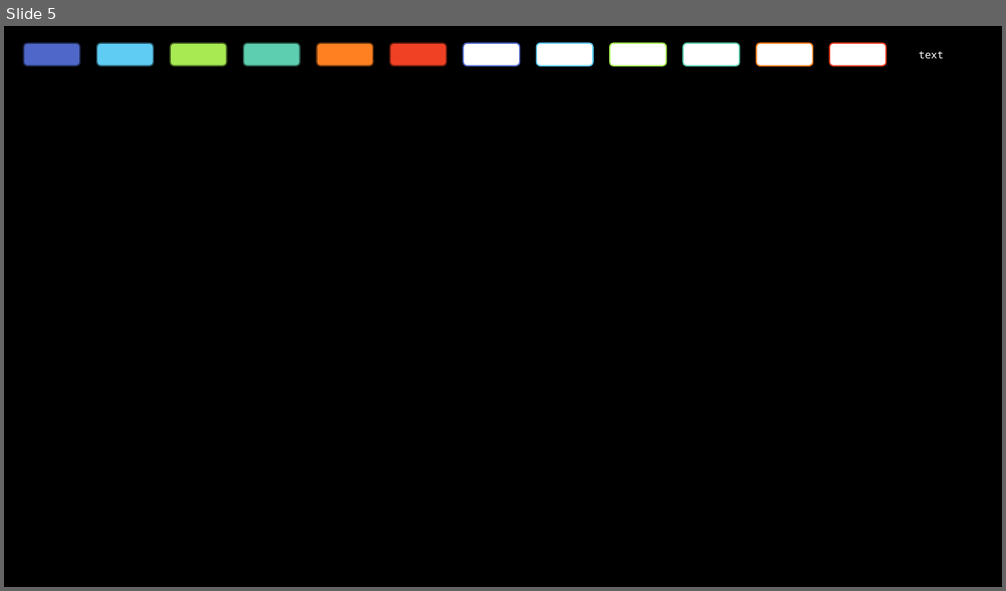
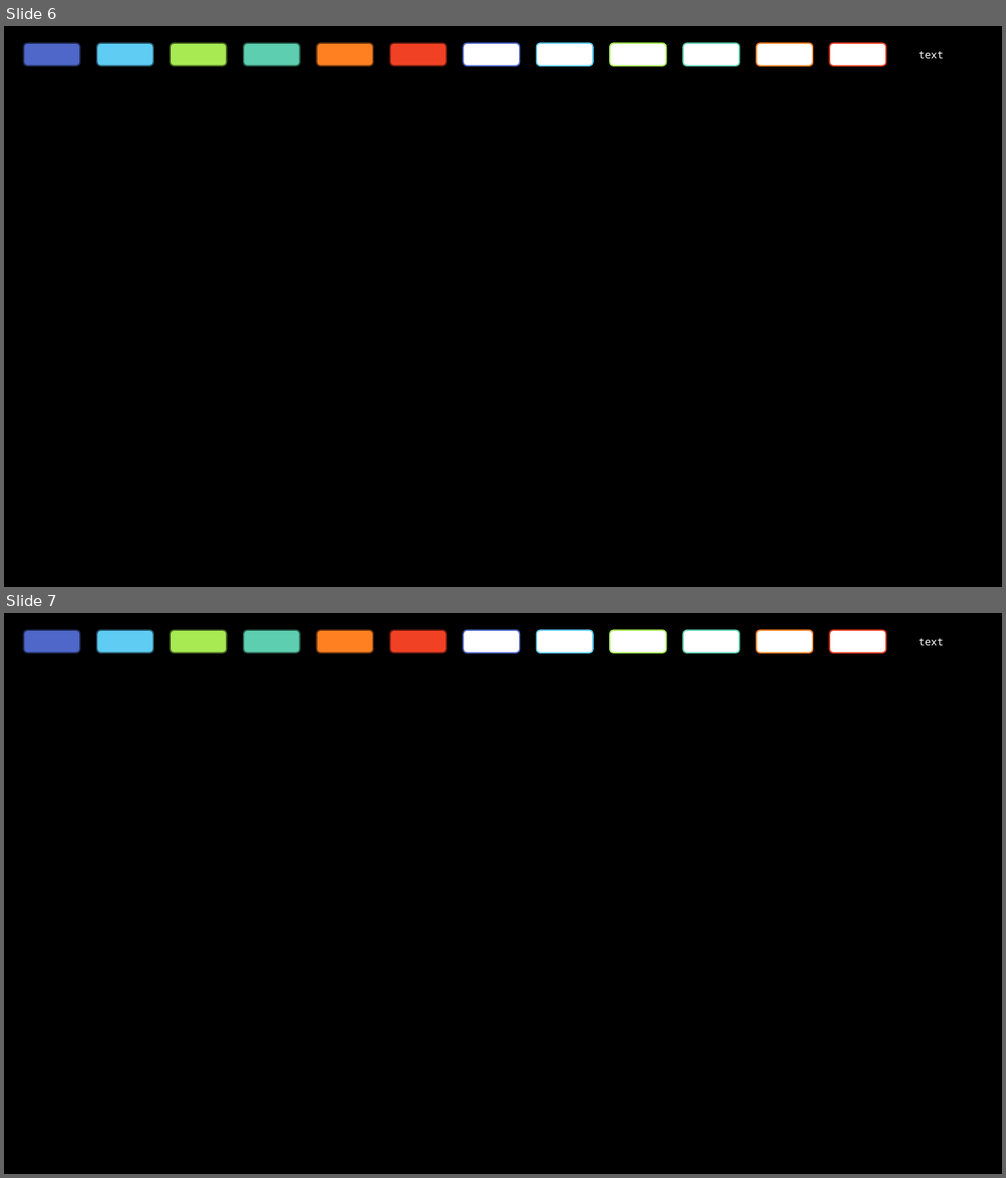
Before and after one commit to chun-chih-lin/wireless_transformer, a slide deck: NOTES.pptx. Shown one above the other, each under a label of ours: slide 5 before the commit, slides 6 and 7 after it. The pictures are 1006x591 and 1006x1178 pixels, drawn with LibreOffice and Linux fonts; fonts in the diff are those of the drawing; background and template pictures are left out. Boxes give left, top, right and bottom in pixels: in the first picture for what was removed or moved away, otherwise in the second. Text is boxed around its words. In the diff, an @@ line names an element or a change of style, - is before the commit and + after.

```diff
--- a/NOTES.pptx
+++ b/NOTES.pptx
@@ slide 7 added at (4,613,1002,1174), background picture (left out) @@
@@ rounded rectangle added at (23,630,79,653), fill #4E67C8, outline #222D58 1.25 pt @@
@@ rounded rectangle added at (97,630,153,653), fill #5ECCF3, outline #29596B 1.25 pt @@
@@ rounded rectangle added at (170,630,226,653), fill #A7EA52, outline #496724 1.25 pt @@
@@ rounded rectangle added at (244,630,300,653), fill #5DCEAF, outline #295A4D 1.25 pt @@
@@ rounded rectangle added at (317,630,373,653), fill #FF8021, outline #70380E 1.25 pt @@
@@ rounded rectangle added at (390,630,446,653), fill #F14124, outline #6A1C10 1.25 pt @@
@@ rounded rectangle added at (463,630,520,653), fill #FFFFFF, outline #4E67C8 1.25 pt @@
@@ rounded rectangle added at (536,630,592,653), fill #FFFFFF, outline #5ECCF3 1.25 pt @@
@@ rounded rectangle added at (610,630,666,653), fill #FFFFFF, outline #A7EA52 1.25 pt @@
@@ rounded rectangle added at (683,630,739,653), fill #FFFFFF, outline #5DCEAF 1.25 pt @@
@@ rounded rectangle added at (756,630,812,653), fill #FFFFFF, outline #FF8021 1.25 pt @@
@@ rounded rectangle added at (829,630,886,653), fill #FFFFFF, outline #F14124 1.25 pt @@
@@ text added at (918,638,944,645), 10 pt, text #FFFFFF @@
+text
@@ what was slide 5 is now slide 6 @@
```
Also in this commit, not shown: 1 other slide added, 3 other files.
